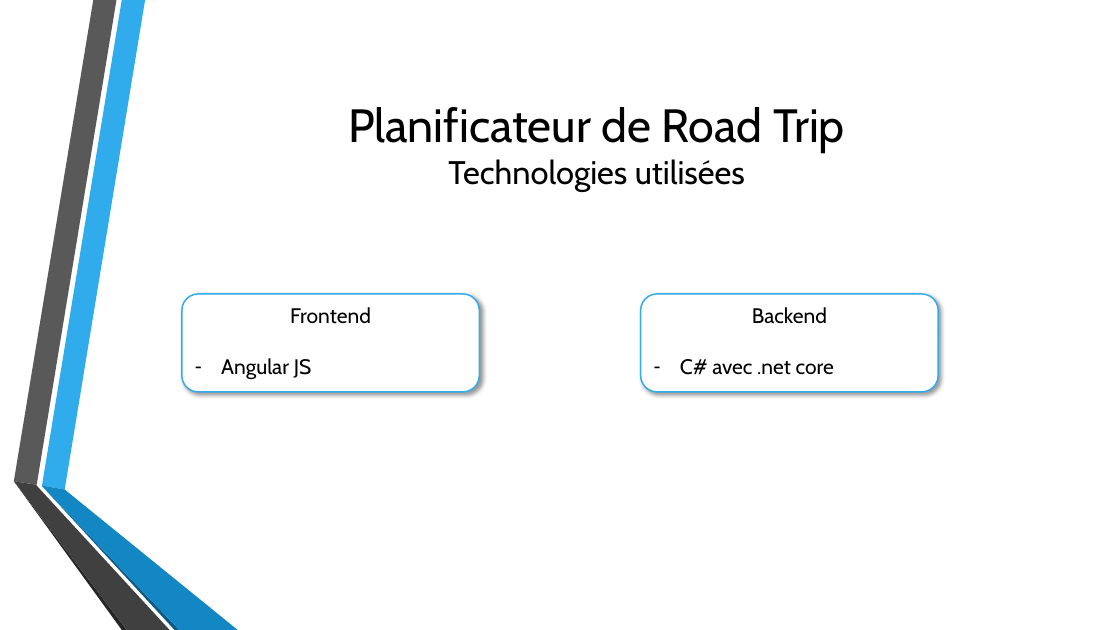
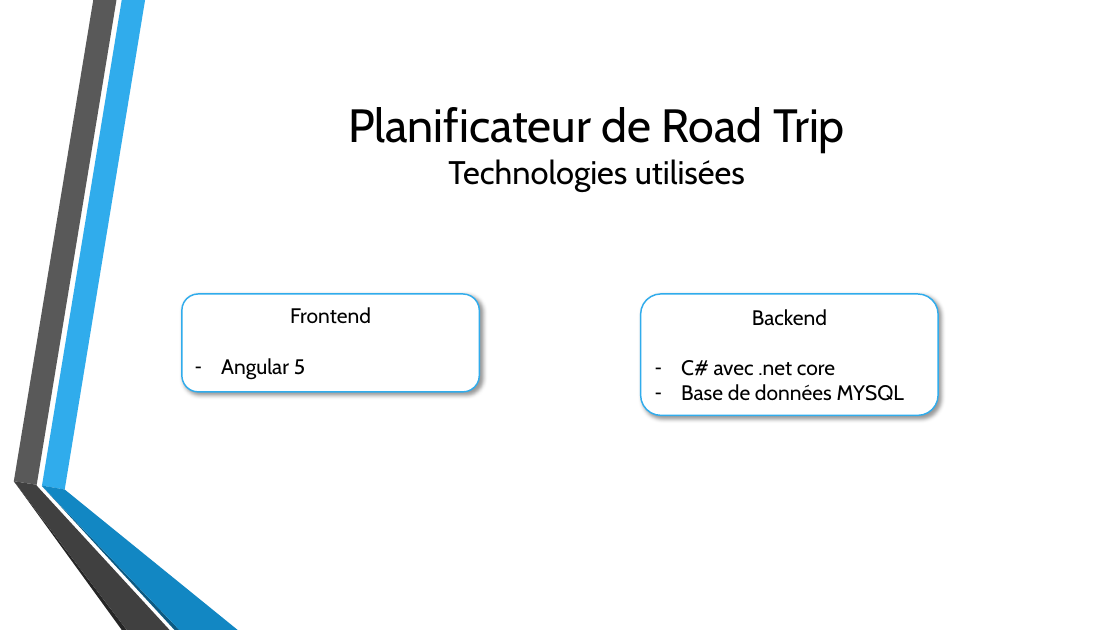
Before and after one commit to HugFournier/8INF345-ProjetWebUQAC, a slide deck: slide 5 of Documentation/Présentation.pptx (slide 4 before the commit). Drawn at 1120x630 pixels with LibreOffice and Linux fonts; fonts in the diff are those of the drawing; background and template pictures are left out. Boxes give left, top, right and bottom in pixels: in the first picture for what was removed or moved away, otherwise in the second. Text is boxed around its words. In the diff, an @@ line names an element or a change of style, - is before the commit and + after.

```diff
--- a/Documentation/Présentation.pptx
+++ b/Documentation/Présentation.pptx
@@ rounded rectangle "Backend": place and size @@
-rounded rectangle "Backend" at (641,294,939,392)
+rounded rectangle "Backend" at (641,294,939,416)
@@ text in rounded rectangle at (221,358,305,380): text changed @@
-– Angular JS
+– Angular 5
@@ text in rounded rectangle at (681,384,904,401): paragraph added @@
+– Base de données MYSQL
```
Also in this commit, not shown: 3 other slides changed, 2 slides added.
